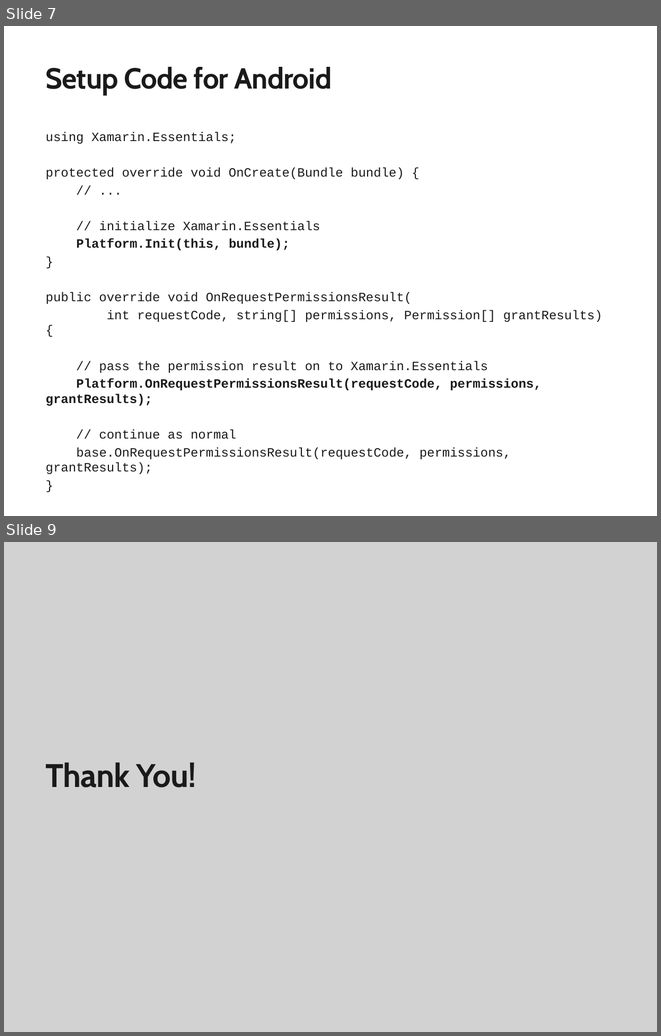
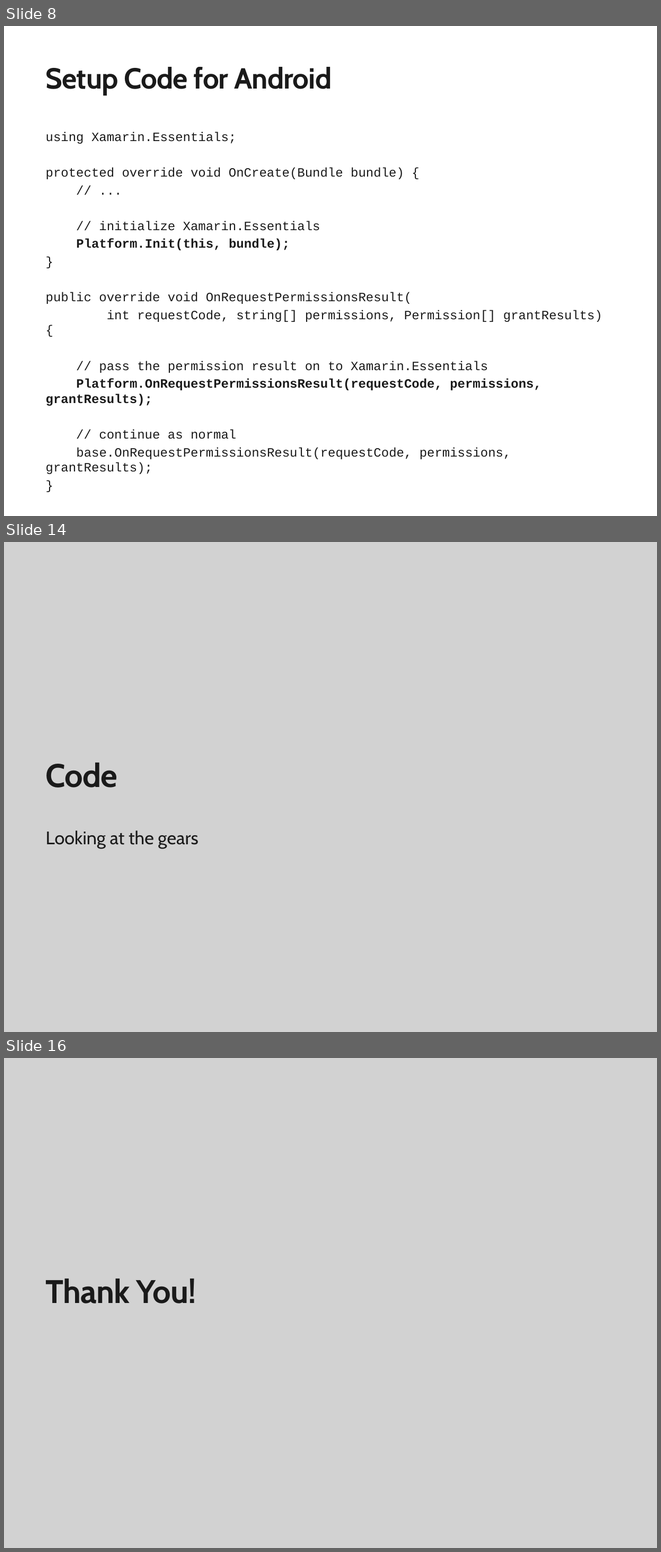
Before and after one commit to mattleibow/EssentialsDemo, a slide deck: Slides.pptx. Shown one above the other, each under a label of ours: slides 7 and 9 before the commit, slides 8, 14 and 16 after it; the slides between them are not shown. The pictures are 661x1036 and 661x1552 pixels, drawn with LibreOffice and Linux fonts; fonts in the diff are those of the drawing; background and template pictures are left out. Boxes give left, top, right and bottom in pixels: in the first picture for what was removed or moved away, otherwise in the second. Text is boxed around its words. In the diff, an @@ line names an element or a change of style, - is before the commit and + after.

```diff
--- a/Slides.pptx
+++ b/Slides.pptx
@@ slide 14 added at [4,542,657,1032], background #D2D2D2 @@
@@ title added at [46,762,118,787], 36 pt, text #1A1A1A, bold @@
+Code
@@ text added at [46,830,198,848], 20 pt, text #1A1A1A @@
+Looking at the gears
@@ what was slide 7 is now slide 8 @@
@@ what was slide 9 is now slide 16 @@
```
Also in this commit, not shown: 3 slides changed, 6 other slides added.
